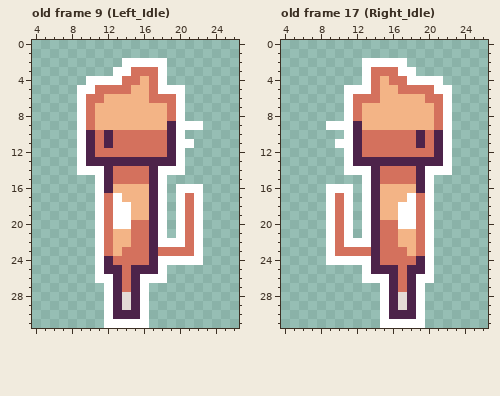
Two versions of one pixel-art file, public/assets/Sprites/Player/Player.aseprite. This is how it looked before the edit.
32x32 pixels, 19 frames. Shown: old frame 9 (Left_Idle): x 4..26, y 0..31; old frame 17 (Right_Idle): x 4..26, y 0..31. The commit also changed other frames, which this record leaves out.
After the commit:
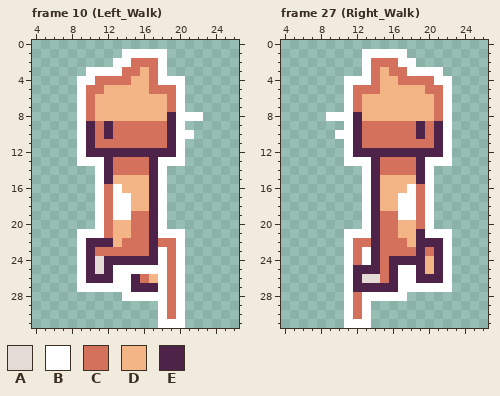
Palette (. is transparent): A #e4dbd6  B #ffffff  C #d4715d  D #f3b486  E #4d234a
A new or re-ordered frame is compared with the old frame closest to it.
The commit says: Added Player Right and Left Animation
Change:
frames 19 -> 29
Changed rows in their new state; - is an unchanged pixel.
Frame 10 (Left_Walk) is new; against old frame 9 (Left_Idle):
first column x 9:
 1 -----BBBBB----
 2 ----B-CCC-----
 3 -BBB-C-D------
 4 B-CCC-D---BB--
 5 -C-DDD---CC---
 6 --D-----DD----
 8 ----------E-BB
 9 -ECECCCCCC--..
10 ------------B-
11 ---C--------.-
12 --EEEEEEEE----
13 -BB-CCCC-BB---
14 ..--------..--
15 ----DDDD------
16 ---CB------...
17 -----B-----...
18 -----------...
19 ------CC---...
20 ----DD-----...
21 BB--------B-..
22 BEEE-C---CC-..
23 BEC-C----B-B..
24 BEA-EEEE--C-..
25 BEA-BBBBB-CB--
26 BEEEBB-CD-CB--
27 BBB-BB-EEBCB--
28 ---..BB-BBCB--
29 ---.....-BCB--
30 ---.....-BCB--
31 ---.....-BBB--
Frame 27 (Right_Walk) is new; against old frame 17 (Right_Idle):
first column x 9:
 1 ----BBBBB-----
 2 -----CCC-B----
 3 ------D-C-BBB-
 4 --BB---D-CCC-B
 5 ---CC---DDD-C-
 6 ----DD-----D--
 8 BB-E----------
 9 ..--CCCCCCECE-
10 -B------------
11 -.--------C---
12 ----EEEEEEEE--
13 ---BB-CCCC-BB-
14 --..--------..
15 ------DDDD----
16 ...------BC---
17 ...-----B-----
18 ...-----------
19 ...---CC------
20 ...-----DD----
21 ..-B------E-BB
22 ..-CC---C-EEEB
23 ..B-B----CECEB
24 ..-C---EEE-DEB
25 --BEE-C-BB-DEB
26 --BEAAC-BBEEEB
27 --BEEEE-BB-BBB
28 --BCBB-BB..---
29 --BCB-.....---
30 --BCB-.....---
31 --BBB-.....---
Where, in picture pixels (left, top, right, bottom), the same in both pictures:
changed: (77, 49, 203, 328)
changed: (326, 49, 452, 328)
